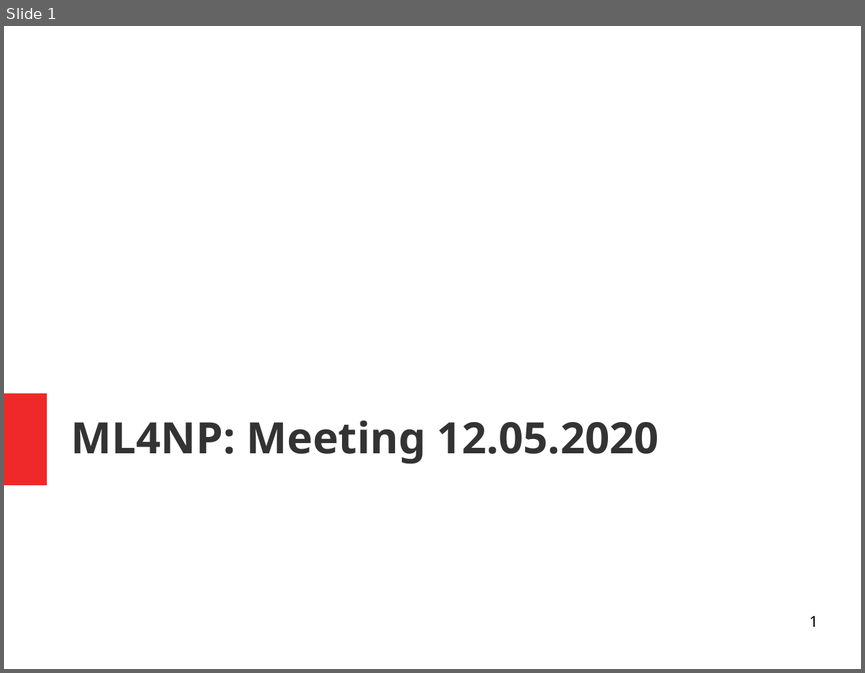
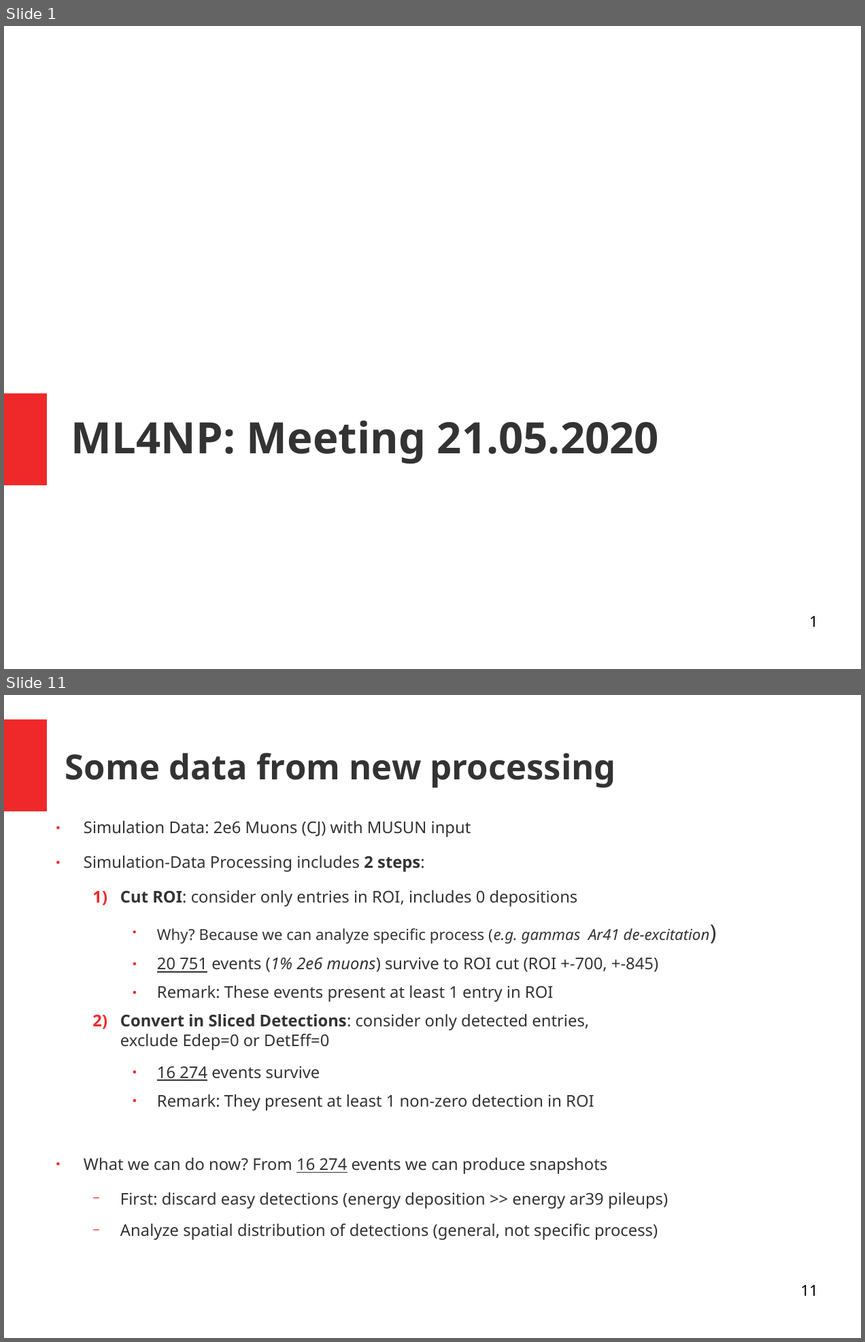
Before and after one commit to luigiberducci/ML4NP, a slide deck: Docs/meeting_ml4np_21mag2020.odp. Shown one above the other, each under a label of ours: slide 1 before the commit, slides 1 and 11 after it; the slides between them are not shown. The pictures are 865x673 and 865x1342 pixels, drawn with LibreOffice and Linux fonts; fonts in the diff are those of the drawing. Boxes give left, top, right and bottom in pixels: in the first picture for what was removed or moved away, otherwise in the second. Text is boxed around its words. In the diff, an @@ line names an element or a change of style, - is before the commit and + after.

```diff
--- a/Docs/meeting_ml4np_21mag2020.odp
+++ b/Docs/meeting_ml4np_21mag2020.odp
@@ slide 11 added at <box>4,695,861,1338</box>, background #FFFFFF @@
@@ rectangle added at <box>4,719,47,811</box>, fill #EF2929 @@
@@ title added at <box>65,753,616,787</box>, 32 pt, text #333333, bold @@
+Some data from new processing
@@ text added at <box>84,821,710,1240</box>, 15 pt, text #333333 @@
+● Simulation Data: 2e6 Muons (CJ) with MUSUN input
+● Simulation-Data Processing includes 2 steps:
+  1) Cut ROI: consider only entries in ROI, includes 0 depositions
+    ● Why? Because we can analyze specific process (e.g. gammas Ar41 de-excitation)
+    ● 20 751 events (1% 2e6 muons) survive to ROI cut (ROI +-700, +-845)
+    ● Remark: These events present at least 1 entry in ROI
+  2) Convert in Sliced Detections: consider only detected entries,
+     exclude Edep=0 or DetEff=0
+    ● 16 274 events survive
+    ● Remark: They present at least 1 non-zero detection in ROI
+● What we can do now? From 16 274 events we can produce snapshots
+  − First: discard easy detections (energy deposition >> energy ar39 pileups)
+  − Analyze spatial distribution of detections (general, not specific process)
@@ page number added at <box>800,1285,817,1295</box>, 14 pt, text #000000 @@
+11
@@ slide 1 changed as well @@
@@ title at <box>71,420,659,464</box>: text changed @@
-ML4NP: Meeting 12.05.2020
+ML4NP: Meeting 21.05.2020
```
Also in this commit, not shown: 10 other slides added, 8 slides removed, 7 other files.
